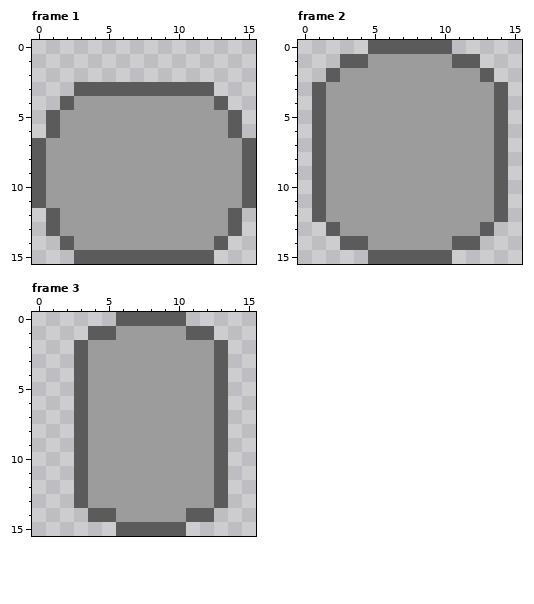
Two versions of one pixel-art file, Assets/Art/Animations/Ball/BallRelease.aseprite. Above is the file before it was changed.
16x16 pixels, 3 frames. Shown: frame 1, frame 2, frame 3.
Once edited:
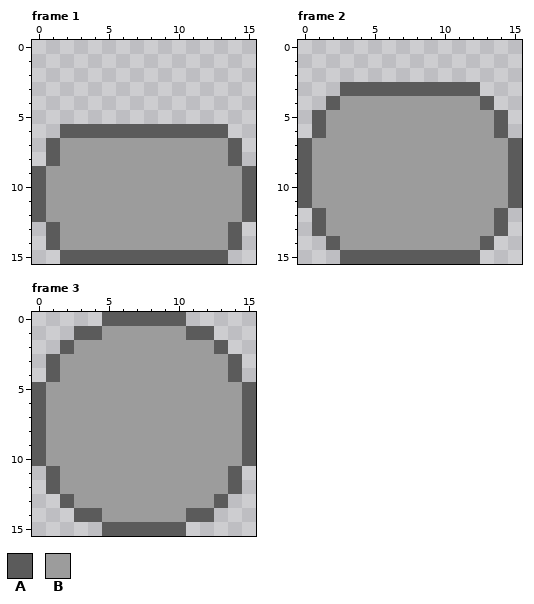
Palette (. is transparent): A #5b5b5b  B #9c9c9c
The edit:
Frame 1:
y 3: x 3..12 AAAAAAAAAA -> ..........
y 4: x 2..13 ABBBBBBBBBBA -> ............
y 5: x 1..14 ABBBBBBBBBBBBA -> ..............
y 6: x 1..14 ABBBBBBBBBBBBA -> .AAAAAAAAAAAA.
y 7..8: x 0..1 AB -> .A; x 14..15 BA -> A.
y 12: x 0..1 .A -> AB; x 14..15 A. -> BA
y 14: x 1..2 .A -> AB; x 13..14 A. -> BA
y 15: x 2 . -> A; x 13 . -> A
Frame 2:
y 0: x 5..10 AAAAAA -> ......
y 1: x 3..12 AABBBBBBAA -> ..........
y 2: x 2..13 ABBBBBBBBBBA -> ............
y 3: x 1..14 ABBBBBBBBBBBBA -> ..AAAAAAAAAA..
y 4: x 1..2 AB -> .A; x 13..14 BA -> A.
y 7..11: x 0..1 .A -> AB; x 14..15 A. -> BA
y 13: x 1..2 .A -> AB; x 13..14 A. -> BA
y 14: x 2..4 .AA -> ABB; x 11..13 AA. -> BBA
y 15: x 3..4 .. -> AA; x 11..12 .. -> AA
Frame 3:
y 0: x 5 . -> A
y 1: x 3 . -> A; x 5 A -> B
y 2: x 2..3 .A -> AB
y 3..4: x 1..3 ..A -> ABB; x 13..14 A. -> BA
y 5..10: x 0..3 ...A -> ABBB; x 13..15 A.. -> BBA
y 11..12: x 1..3 ..A -> ABB; x 13..14 A. -> BA
y 13: x 2..3 .A -> AB
y 14: x 3 . -> A; x 5 A -> B
y 15: x 5 . -> A
Where, in picture pixels (left, top, right, bottom), the same in both pictures:
changed: (32, 82, 256, 166)
changed: (32, 208, 74, 264)
changed: (214, 208, 256, 264)
changed: (298, 40, 522, 264)
changed: (32, 312, 116, 536)
changed: (214, 354, 256, 494)
